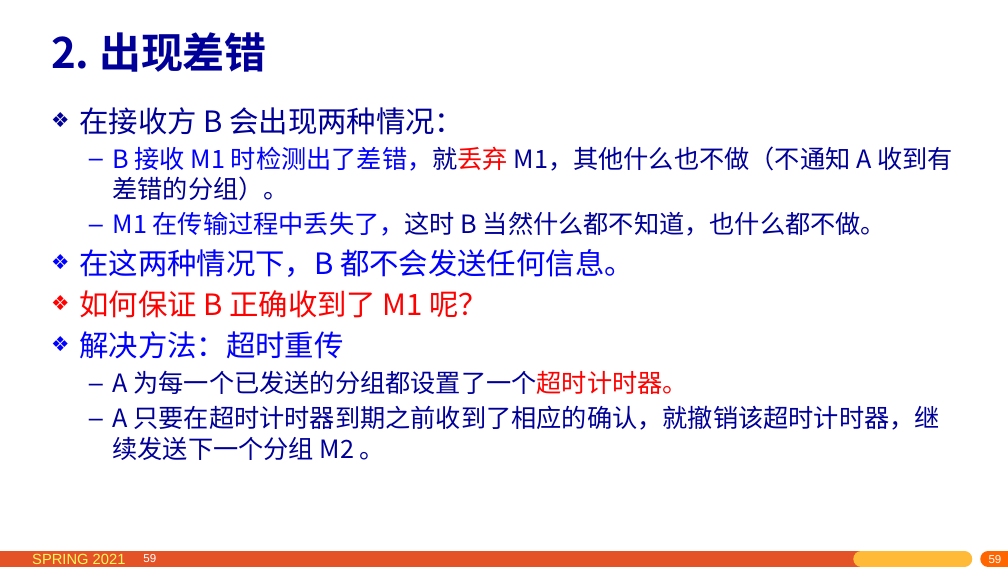
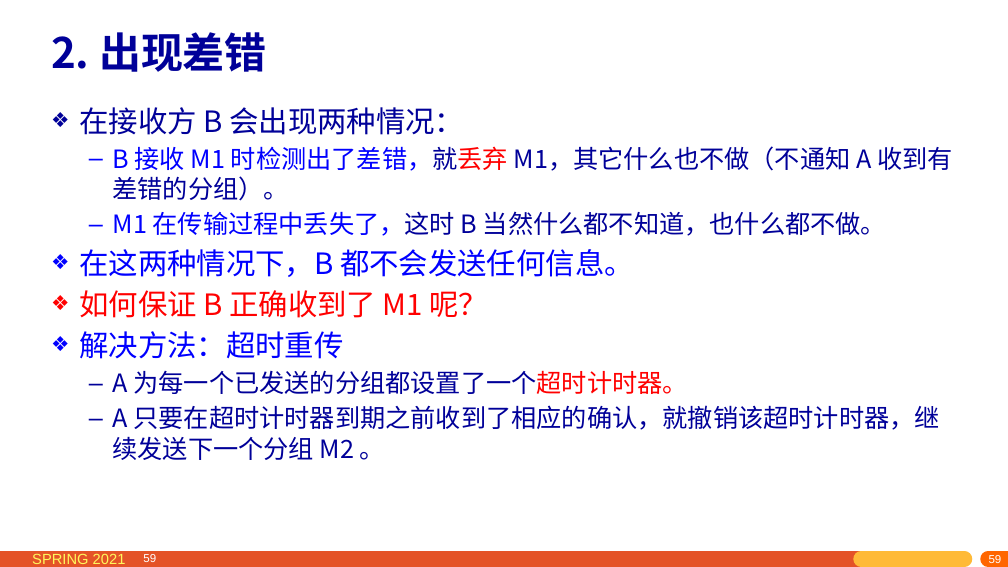
Before and after one commit to network-whu/2021, a slide deck: slide 59 of slides/instruction/05.pptx. Drawn at 1008x567 pixels with LibreOffice and Linux fonts; fonts in the diff are those of the drawing. Boxes give left, top, right and bottom in pixels: in the first picture for what was removed or moved away, otherwise in the second. Text is boxed around its words. In the diff, an @@ line names an element or a change of style, - is before the commit and + after.

```diff
--- a/slides/instruction/05.pptx
+++ b/slides/instruction/05.pptx
@@ text at (113, 146, 953, 201): text changed @@
-  – B 接收 M1 时检测出了差错，就丢弃 M1，其他什么也不做（不通知 A 收到有差错的分组）。
+  – B 接收 M1 时检测出了差错，就丢弃 M1，其它什么也不做（不通知 A 收到有差错的分组）。
```
Also in this commit, not shown: 5 other slides changed.
